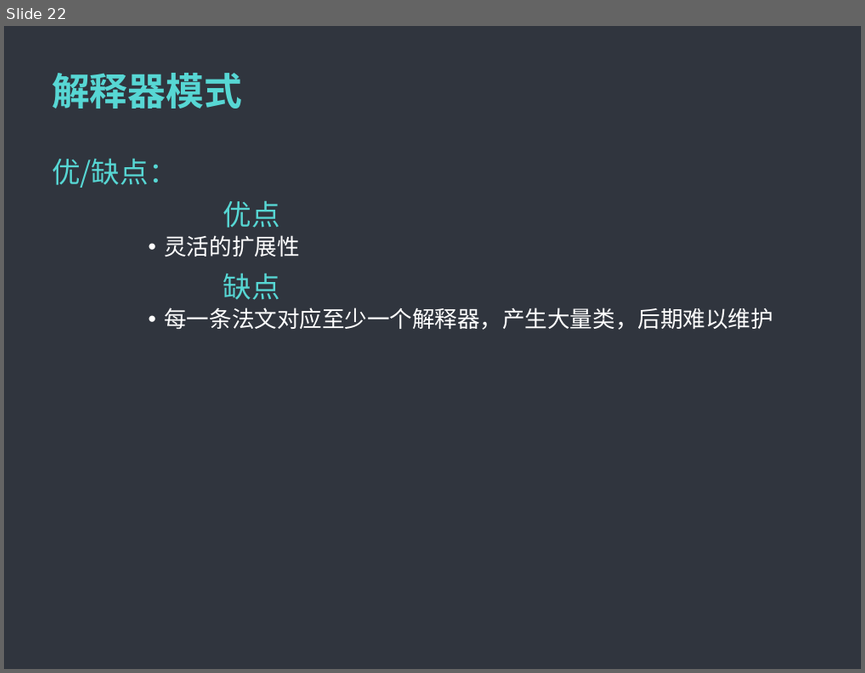
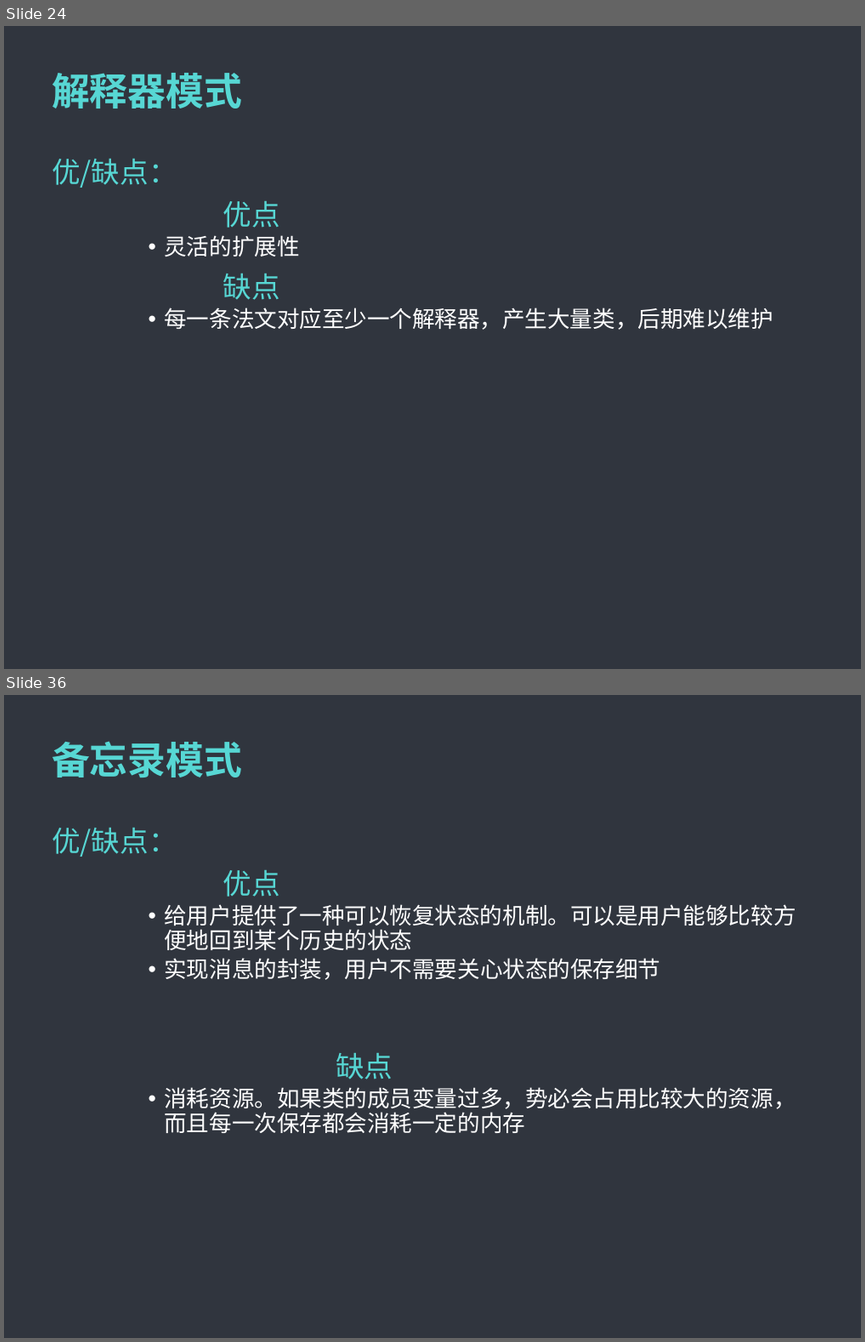
Before and after one commit to MintLy/JavaDesignMode, a slide deck: DesignMode.ppt. Shown one above the other, each under a label of ours: slide 22 before the commit, slides 24 and 36 after it; the slides between them are not shown. The pictures are 865x673 and 865x1342 pixels, drawn with LibreOffice and Linux fonts; fonts in the diff are those of the drawing; background and template pictures are left out. Boxes give left, top, right and bottom in pixels: in the first picture for what was removed or moved away, otherwise in the second. Text is boxed around its words. In the diff, an @@ line names an element or a change of style, - is before the commit and + after.

```diff
--- a/DesignMode.ppt
+++ b/DesignMode.ppt
@@ slide 36 added at bbox=[4, 695, 861, 1338], background #5F5F5F; not listed: 1 template element that a slide beside it also shows @@
@@ title added at bbox=[52, 741, 242, 777], 32 pt, text #57D7D4, bold @@
+备忘录模式
@@ text added at bbox=[52, 828, 795, 1133], 19 pt, text #FFFFFF @@
+优/缺点：
+优点
+      • 给用户提供了一种可以恢复状态的机制。可以是用户能够比较方便地回到某个历史的状态
+      • 实现消息的封装，用户不需要关心状态的保存细节
+缺点
+      • 消耗资源。如果类的成员变量过多，势必会占用比较大的资源，而且每一次保存都会消耗一定的内存
@@ what was slide 22 is now slide 24 @@
```
Also in this commit, not shown: 1 slide changed, 21 other slides added, 7 other files.
